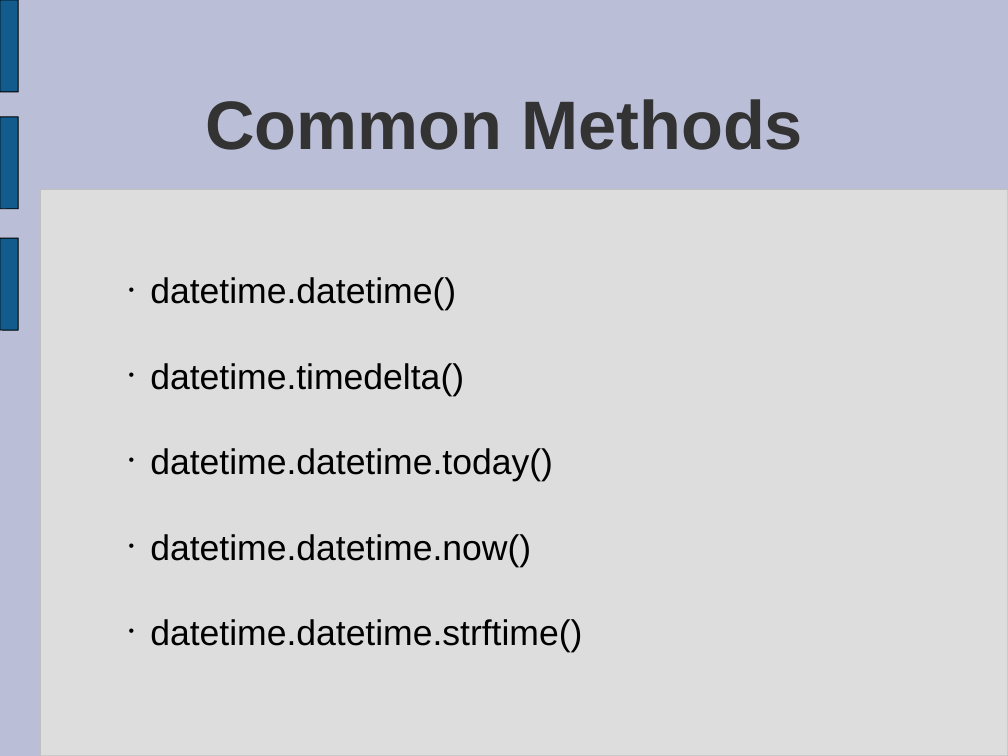
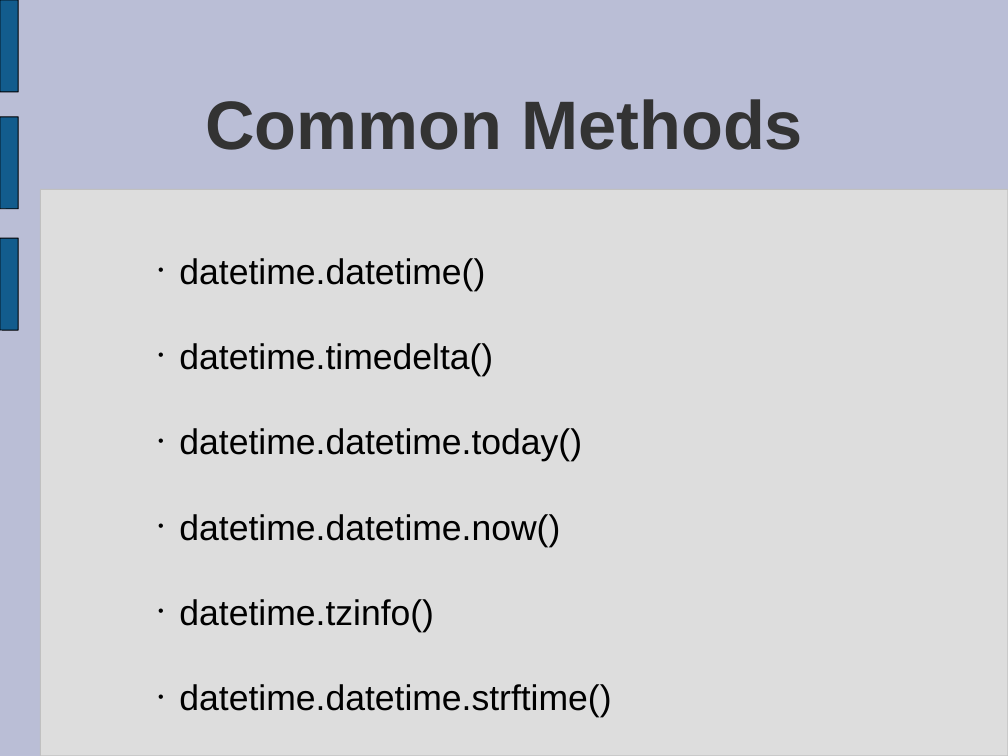
Before and after one commit to tdyhacker/pythonexploration, a slide deck: slide 4 of DateTime/DateTime.ppt. Drawn at 1008x756 pixels with LibreOffice and Linux fonts; fonts in the diff are those of the drawing. Boxes give left, top, right and bottom in pixels: in the first picture for what was removed or moved away, otherwise in the second. Text is boxed around its words. In the diff, an @@ line names an element or a change of style, - is before the commit and + after.

```diff
--- a/DateTime/DateTime.ppt
+++ b/DateTime/DateTime.ppt
@@ text "datetime.datetime()": place and size @@
-text "datetime.datetime()" at [150,277,582,652]
+text "datetime.datetime()" at [179,258,611,718]
@@ text at [179,258,611,718]: indent changed @@
@@ text at [179,599,434,632]: paragraph added @@
+  • datetime.tzinfo()
```
Also in this commit, not shown: 2 other slides changed, 8 other files.
